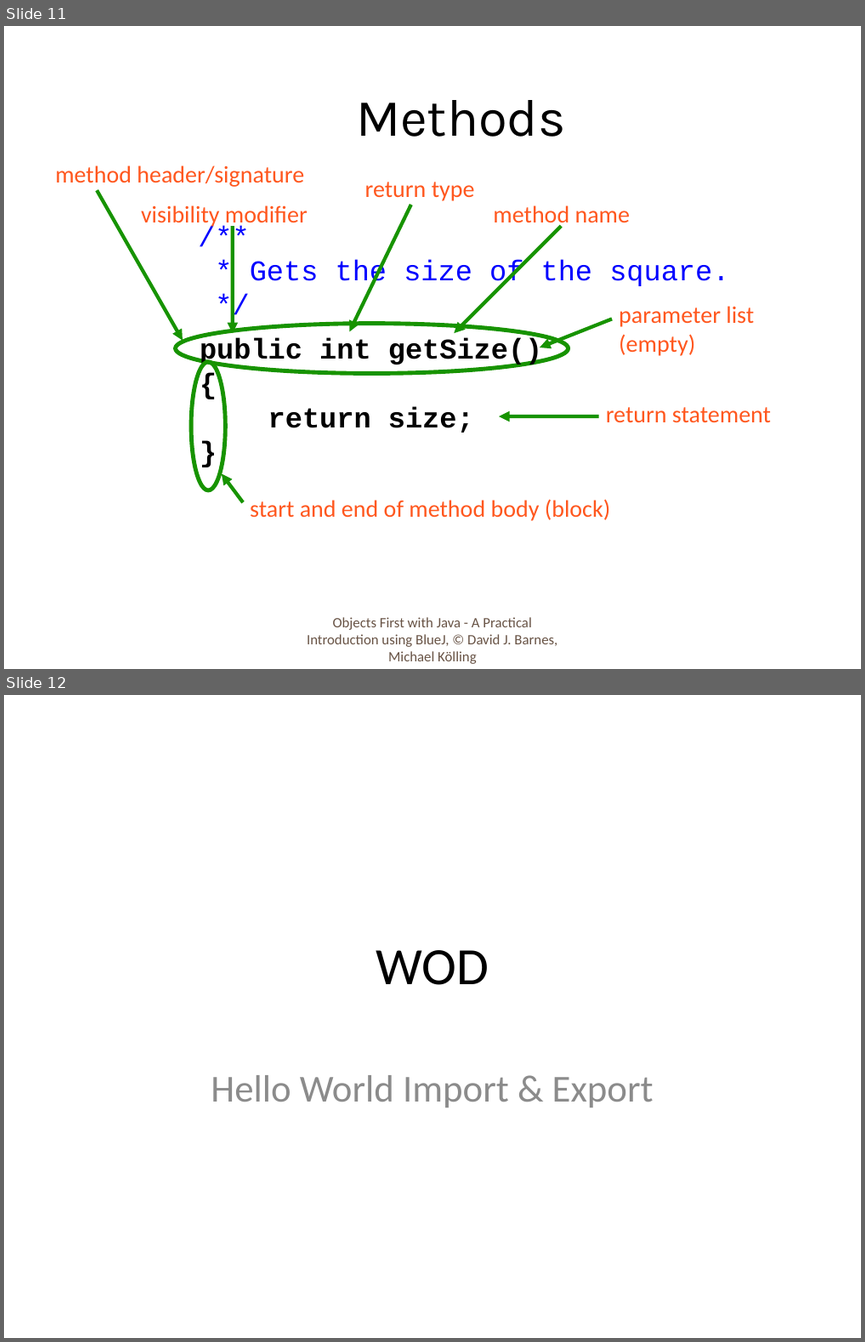
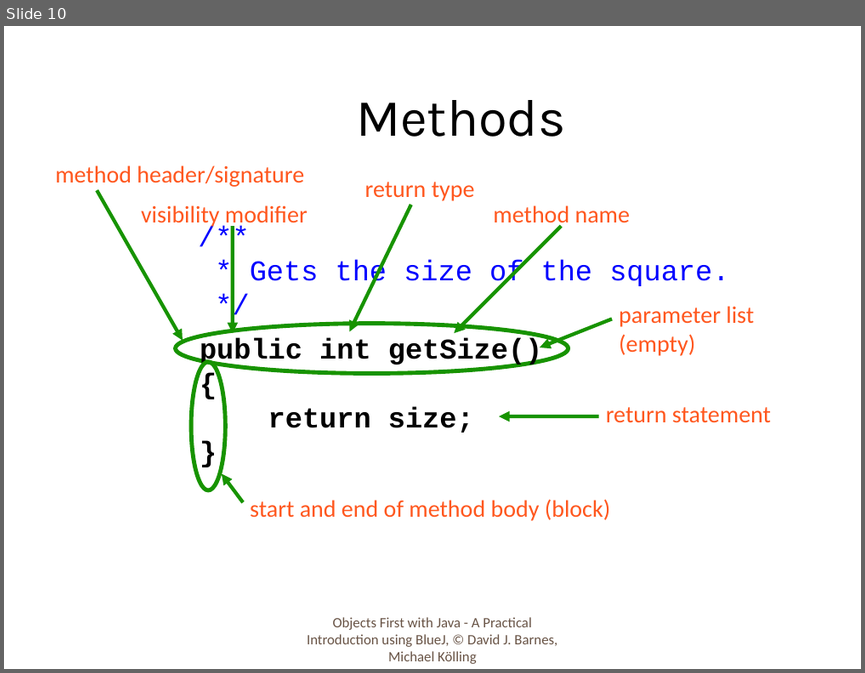
Before and after one commit to emhill/151-S15, a slide deck: src/morea/materials/03-Java-Types.pptx. Shown one above the other, each under a label of ours: slides 11 and 12 before the commit, slide 10 after it. The pictures are 865x1342 and 865x673 pixels, drawn with LibreOffice and Linux fonts; fonts in the diff are those of the drawing. Boxes give left, top, right and bottom in pixels: in the first picture for what was removed or moved away, otherwise in the second. Text is boxed around its words. In the diff, an @@ line names an element or a change of style, - is before the commit and + after.

```diff
--- a/src/morea/materials/03-Java-Types.pptx
+++ b/src/morea/materials/03-Java-Types.pptx
@@ slide 12 removed at <box>4,695,861,1338</box>, background #FFFFFF @@
@@ title removed at <box>376,950,489,985</box> @@
-WOD
@@ subtitle removed at <box>211,1075,653,1107</box> @@
-Hello World Import & Export
@@ what was slide 11 is now slide 10 @@
```
Also in this commit, not shown: 1 slide changed, 3 slides added, 2 other slides removed, 58 other files.
